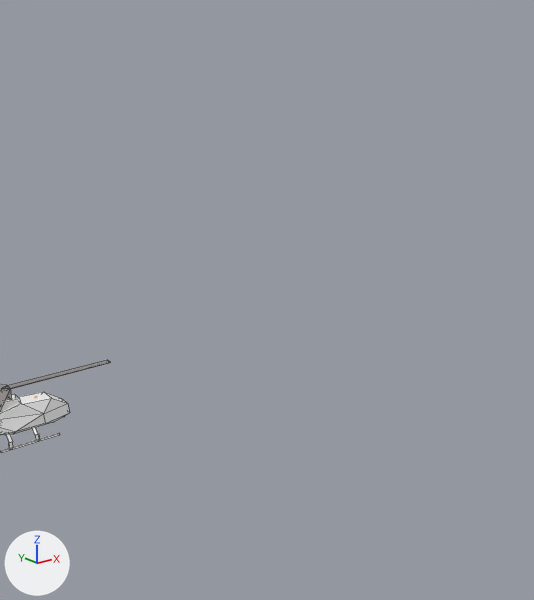
One commit to the Blender file examples/morse/scenarii/action-4-2.54.blend: the scene before it, then after it.
One viewpoint serves both versions: a 50 mm lens placed at (-1.42, -19.332, 19.38), pointed at (-1.153, -18.998, 19.247). Lighting does not change. The marker at lower left points along +X, +Y and +Z. Mesh edges are drawn as thin lines on the coarser meshes.

In view in the first picture: 'airframe'.
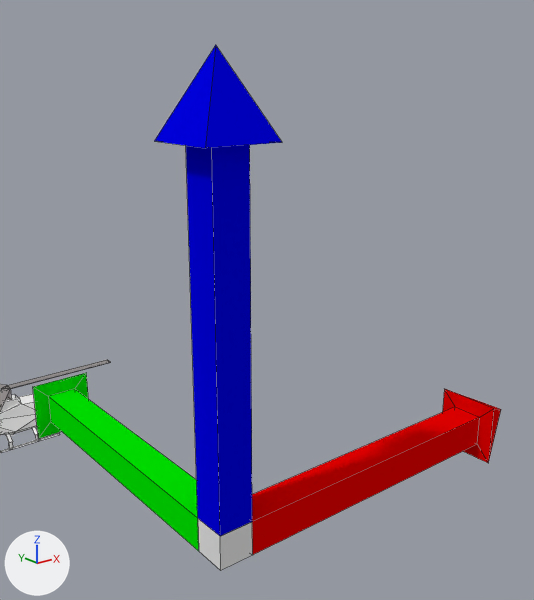
Location of each change, (x1, y1, x2, y2) in pixels of the pictures (534 x 600 px):
'Compass', added
    after: (33, 45, 501, 570)
    faces in mat_bluemat (blue #0000e7): (154, 45, 282, 536)
    faces in mat_redmat (red #e70000): (252, 389, 501, 555)
    faces in mat_greenmat (green #00e700): (33, 373, 199, 551)
    faces in mat_whitemat (white #e7e7e7): (198, 519, 253, 570)

What the commit changed:
Material 'RedMat' (mat_redmat) is new.
Its base color is (0.8, 0.0, 0.0) (red #e70000).
Material 'BlueMat' (mat_bluemat) is new.
Its base color is (0.0, 0.0, 0.8) (blue #0000e7).
Material 'WhiteMat' (mat_whitemat) is new.
Its base color is (0.8, 0.8, 0.8) (white #e7e7e7).
Material 'GreenMat' (mat_greenmat) is new.
Its base color is (0.0, 0.8, 0.0) (green #00e700).
Mesh me_cube_1 is new.
It has 47 vertices, 45 faces and spans x -0.2..2.4, y -0.2..2.4, z -0.2..2.4.
Faces by material slot: [13, 13, 13, 6].
It uses material mat_greenmat (green #00e700).
It uses material mat_redmat (red #e70000).
It uses material mat_bluemat (blue #0000e7).
It uses material mat_whitemat (white #e7e7e7).
Object 'Compass' (ob_compass) is new; it shows me_cube_1.
Its location is (-1.2502, -19.0889, 19.1728).
Its scale is (0.09, 0.09, 0.09).
